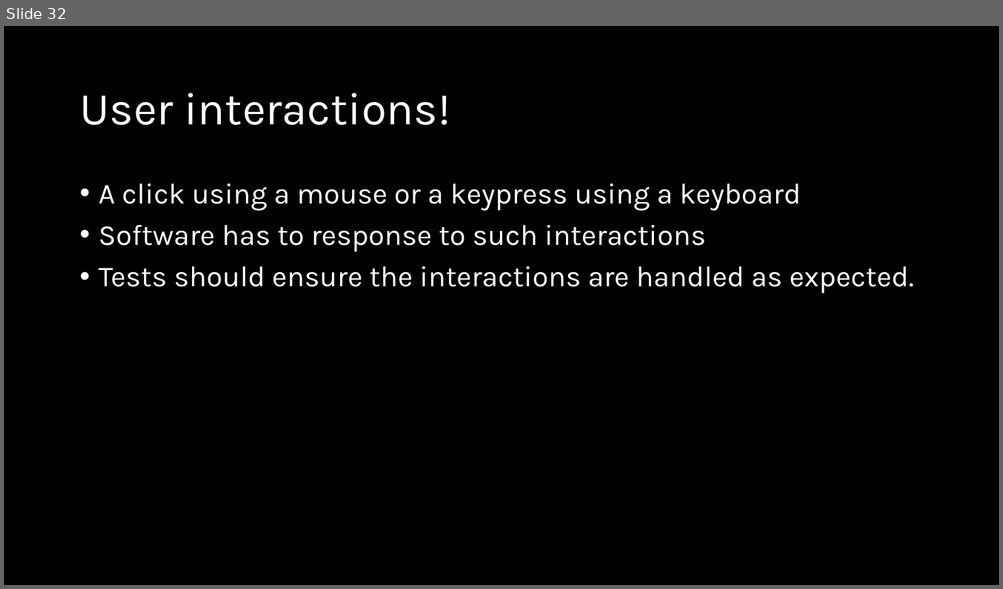
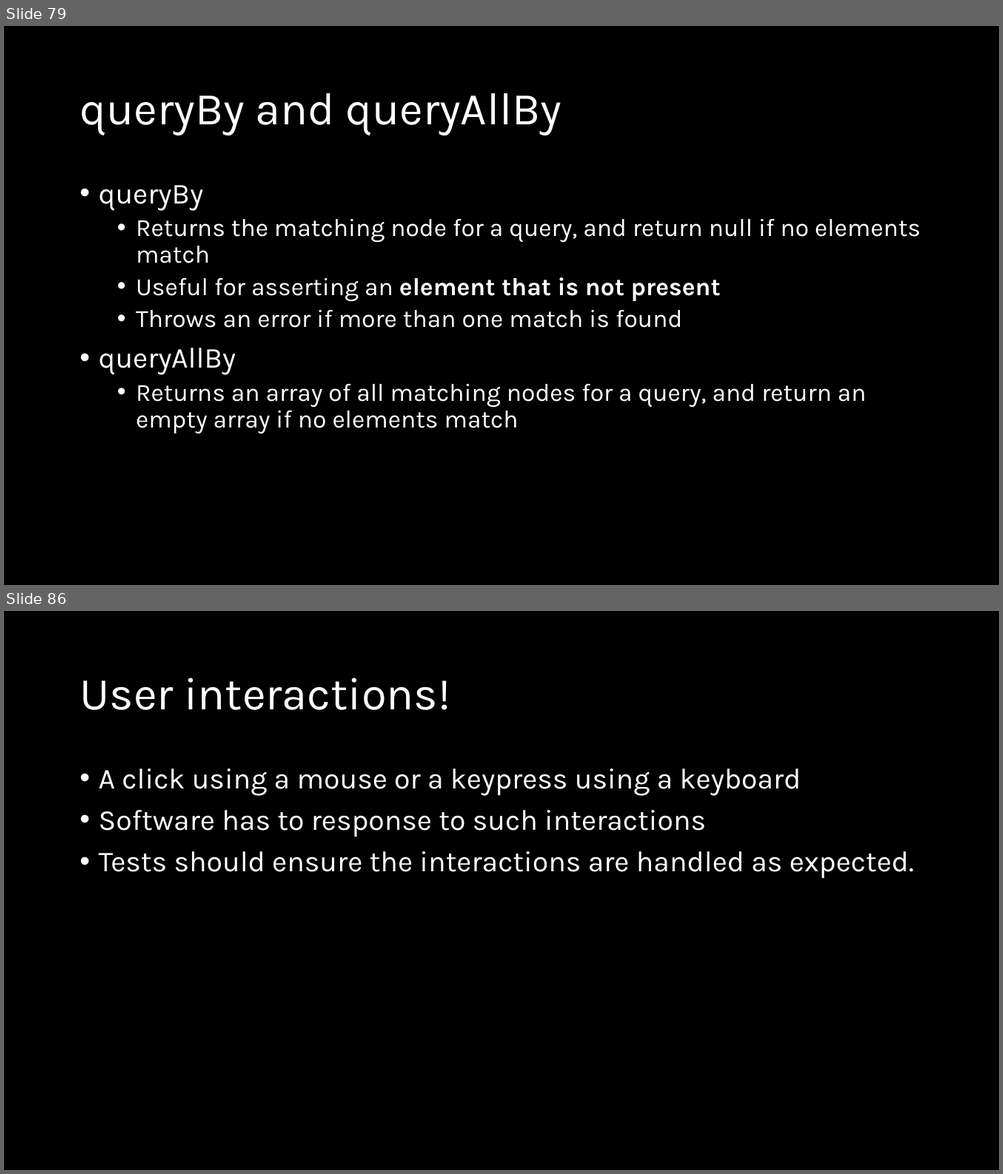
Before and after one commit to natiquekeyin/fall2024, a slide deck: JavaScript/Week12/Week12.pptx. Shown one above the other, each under a label of ours: slide 32 before the commit, slides 79 and 86 after it; the slides between them are not shown. The pictures are 1003x589 and 1003x1174 pixels, drawn with LibreOffice and Linux fonts; fonts in the diff are those of the drawing. Boxes give left, top, right and bottom in pixels: in the first picture for what was removed or moved away, otherwise in the second. Text is boxed around its words. In the diff, an @@ line names an element or a change of style, - is before the commit and + after.

```diff
--- a/JavaScript/Week12/Week12.pptx
+++ b/JavaScript/Week12/Week12.pptx
@@ slide 79 added at <box>4,26,999,585</box>, background #000000 @@
@@ title added at <box>79,93,562,136</box>, 44 pt, text #FFFFFF @@
+queryBy and queryAllBy
@@ text added at <box>99,185,920,434</box>, 24 pt, text #FFFFFF @@
+• queryBy
+  • Returns the matching node for a query, and return null if no elements match
+  • Useful for asserting an element that is not present
+  • Throws an error if more than one match is found
+• queryAllBy
+  • Returns an array of all matching nodes for a query, and return an empty array if no elements match
@@ what was slide 32 is now slide 86 @@
```
Also in this commit, not shown: 53 other slides added, 1 other file.
